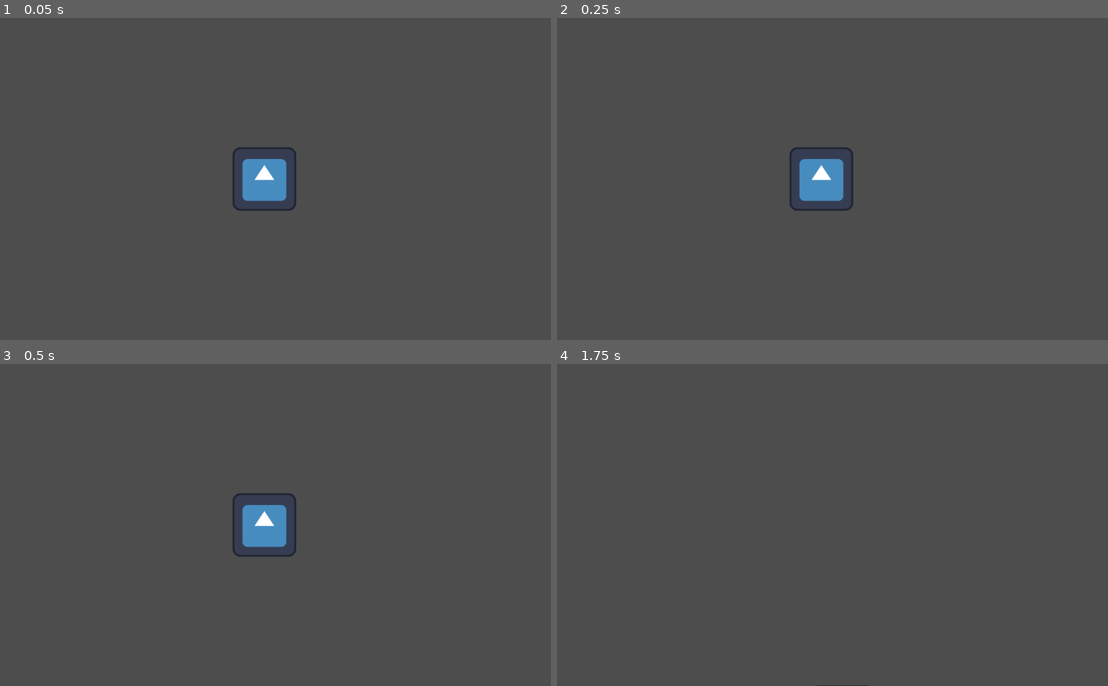
Above: before the commit, frames 1-4 (two rows, left to right).
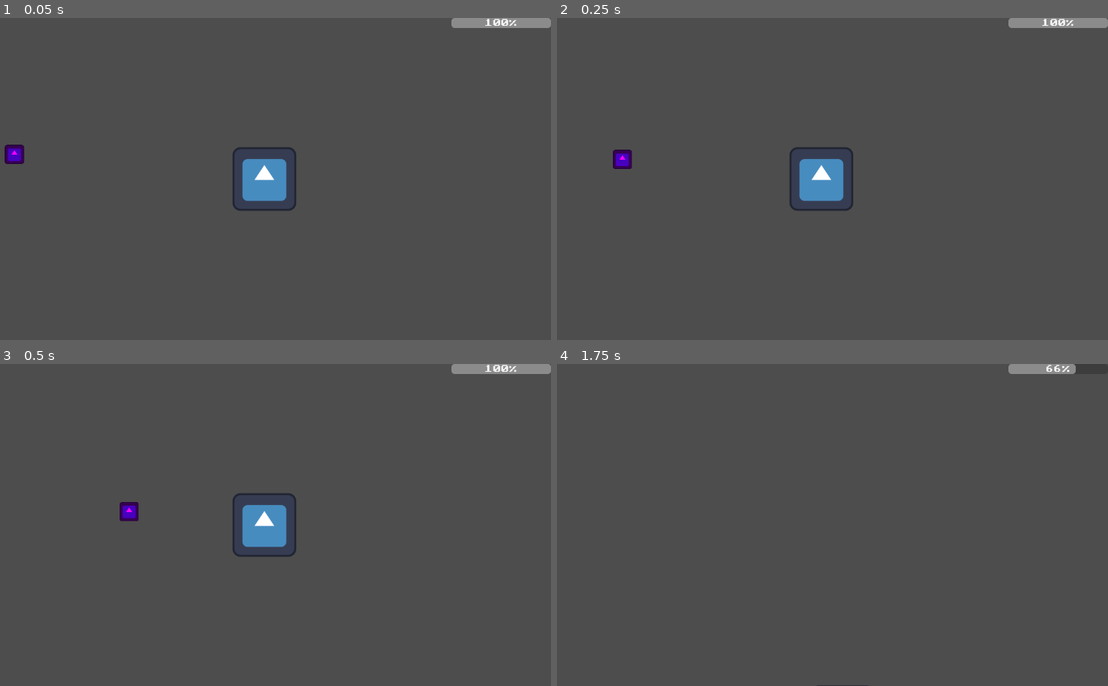
Above: after the commit, the same moments.

Repository: Iviv122/safe_to_scare
Game: Godot game, scene res://main.tscn
The game is run twice, just before and just after one commit, with the same random seed, the same clock (stepped at 60 frames per second) and the same inputs. The engine's default icon, where the game draws it, is replaced by a stand-in: a white triangle on a blue panel in a dark square.
Inputs:
- Up to frame 1 (0.05 s): no input
- Up to frame 2 (0.25 s): no input
- Up to frame 3 (0.5 s): no input
- Up to frame 4 (1.75 s): tap Enter at 0.5 s; hold Right 0.53-1.28 s; hold A (a) 0.53-1.28 s; tap D (d) at 0.8, 1.35 s; tap Space at 1.25 s; hold Down from 1.28 s (still down); tap S (s) at 1.55 s

The runs differ from the first frame. In frame 1, 0.8% of the frame differs, in the area x 0-100%, y 0-46%; in frame 2, 0.8%; in frame 3, 0.8%; in frame 4, 0.4%.

Commit message:
player health

Diff:
--- a/assets/global_resources/player_pos.tres
+++ b/assets/globals/player_pos.tres
@@ -1,4 +1,4 @@
-[gd_resource type="Resource" script_class="CharacterPos" load_steps=2 format=3 uid="uid://caq34i3pyskbr"]
+[gd_resource type="Resource" script_class="PlayerNode" load_steps=2 format=3 uid="uid://caq34i3pyskbr"]
 
 [ext_resource type="Script" uid="uid://cwpjk0itxcdbx" path="res://objects/player/body/character_pos.gd" id="1_8ct1x"]
 
--- /dev/null
+++ b/assets/globals/player_stats_instance.tscn
@@ -0,0 +1,7 @@
+[gd_scene load_steps=2 format=3 uid="uid://pnlelueuxqm1"]
+
+[ext_resource type="Script" uid="uid://crojw5x2ywmmf" path="res://objects/player/stats/player_stats.gd" id="1_81xwb"]
+
+[node name="PlayerStatsInstance" type="Node"]
+script = ExtResource("1_81xwb")
+metadata/_custom_type_script = "uid://crojw5x2ywmmf"
--- a/assets/prefabs/enemies/basic_enemy.tscn
+++ b/assets/prefabs/enemies/basic_enemy.tscn
@@ -1,7 +1,7 @@
 [gd_scene load_steps=5 format=3 uid="uid://cuh7dwoljcti3"]
 
 [ext_resource type="Script" uid="uid://bpk15taasrsye" path="res://objects/enemy/enemy.gd" id="1_xppan"]
-[ext_resource type="Resource" uid="uid://caq34i3pyskbr" path="res://assets/global_resources/player_pos.tres" id="2_631gd"]
+[ext_resource type="Resource" uid="uid://caq34i3pyskbr" path="res://assets/globals/player_pos.tres" id="2_631gd"]
 [ext_resource type="Texture2D" uid="uid://ddltrfdxsr01x" path="res://icon.svg" id="3_5gwru"]
 
 [sub_resource type="RectangleShape2D" id="RectangleShape2D_1bvp3"]
--- /dev/null
+++ b/assets/prefabs/player_ui.tscn
@@ -0,0 +1,15 @@
+[gd_scene load_steps=2 format=3 uid="uid://cuf6ygvr2uxvy"]
+
+[ext_resource type="Script" uid="uid://eungeq374kpr" path="res://objects/player/ui/health_bar.gd" id="1_fdptt"]
+
+[node name="PlayerUi" type="CanvasLayer"]
+
+[node name="HealthBar" type="ProgressBar" parent="."]
+anchors_preset = 1
+anchor_left = 1.0
+anchor_right = 1.0
+offset_left = -200.0
+offset_bottom = 20.0
+grow_horizontal = 0
+script = ExtResource("1_fdptt")
+metadata/_custom_type_script = "uid://eungeq374kpr"
--- a/main.tscn
+++ b/main.tscn
@@ -1,7 +1,9 @@
-[gd_scene load_steps=3 format=3 uid="uid://bqhnx4c8jo6ke"]
+[gd_scene load_steps=5 format=3 uid="uid://bqhnx4c8jo6ke"]
 
 [ext_resource type="PackedScene" uid="uid://2isitvwkdo0m" path="res://assets/prefabs/character.tscn" id="1_ig7tw"]
-[ext_resource type="Resource" uid="uid://caq34i3pyskbr" path="res://assets/global_resources/player_pos.tres" id="2_0xm2m"]
+[ext_resource type="Resource" uid="uid://caq34i3pyskbr" path="res://assets/globals/player_pos.tres" id="2_0xm2m"]
+[ext_resource type="PackedScene" uid="uid://cuf6ygvr2uxvy" path="res://assets/prefabs/player_ui.tscn" id="3_h2yge"]
+[ext_resource type="PackedScene" uid="uid://cuh7dwoljcti3" path="res://assets/prefabs/enemies/basic_enemy.tscn" id="4_1bvp3"]
 
 [node name="Node2D" type="Node2D"]
 metadata/_edit_horizontal_guides_ = [-510.0, -478.0, -416.0]
@@ -10,3 +12,8 @@
 character_pos = ExtResource("2_0xm2m")
 
 [node name="Camera2D" type="Camera2D" parent="."]
+
+[node name="PlayerUi" parent="." instance=ExtResource("3_h2yge")]
+
+[node name="Enemy" parent="." instance=ExtResource("4_1bvp3")]
+position = Vector2(-528.00006, -52)
--- a/objects/enemy/enemy.gd
+++ b/objects/enemy/enemy.gd
@@ -1,9 +1,11 @@
 extends Area2D
 class_name Enemy
 
-@export var character_pos : CharacterPos
+@export var character_pos : PlayerNode
 @export var health : float = 8
 @export var speed : float = 515
+
+@export var contact_damage : float = 1
 
 signal damaged
 
@@ -19,6 +21,7 @@
 		player_contact()
 
 func player_contact() -> void:
+	PlayerStatsInstance.deal_damage(contact_damage)
 	queue_free()
 
 func damage(a : float) -> void:
--- a/objects/player/body/character_movement.gd
+++ b/objects/player/body/character_movement.gd
@@ -1,7 +1,7 @@
 extends CharacterBody2D
 class_name CharacterMovement
 
-@export var character_pos : CharacterPos
+@export var character_pos : PlayerNode
 
 @export var speed : float
 
--- a/objects/player/body/character_pos.gd
+++ b/objects/player/body/character_pos.gd
@@ -1,4 +1,4 @@
 extends Resource
-class_name CharacterPos
+class_name PlayerNode
 
-var player_node : Node2D
+var player_node : CharacterMovement
--- a/objects/player/stats/player_stats.gd
+++ b/objects/player/stats/player_stats.gd
@@ -1,2 +1,20 @@
 extends Node
 class_name PlayerStats
+
+var health : float = 3
+
+signal updated()
+signal died()
+
+
+func deal_damage(a : float) -> void:
+    health -= a
+
+    if health <= 0:
+        health = 0
+        die()
+
+    updated.emit()
+
+func die() -> void:
+    died.emit()
--- /dev/null
+++ b/objects/player/ui/health_bar.gd
@@ -0,0 +1,11 @@
+extends ProgressBar
+class_name HealthBar
+
+func _ready():
+
+    max_value = PlayerStatsInstance.health
+    value = PlayerStatsInstance.health
+    PlayerStatsInstance.updated.connect(update)
+
+func update() -> void:
+    value = PlayerStatsInstance.health
--- a/project.godot
+++ b/project.godot
@@ -14,6 +14,10 @@
 run/main_scene="uid://bqhnx4c8jo6ke"
 config/features=PackedStringArray("4.5", "GL Compatibility")
 config/icon="res://icon.svg"
+
+[autoload]
+
+PlayerStatsInstance="*res://assets/globals/player_stats_instance.tscn"
 
 [display]
 
Not shown, added: objects/player/ui/health_bar.gd.uid
